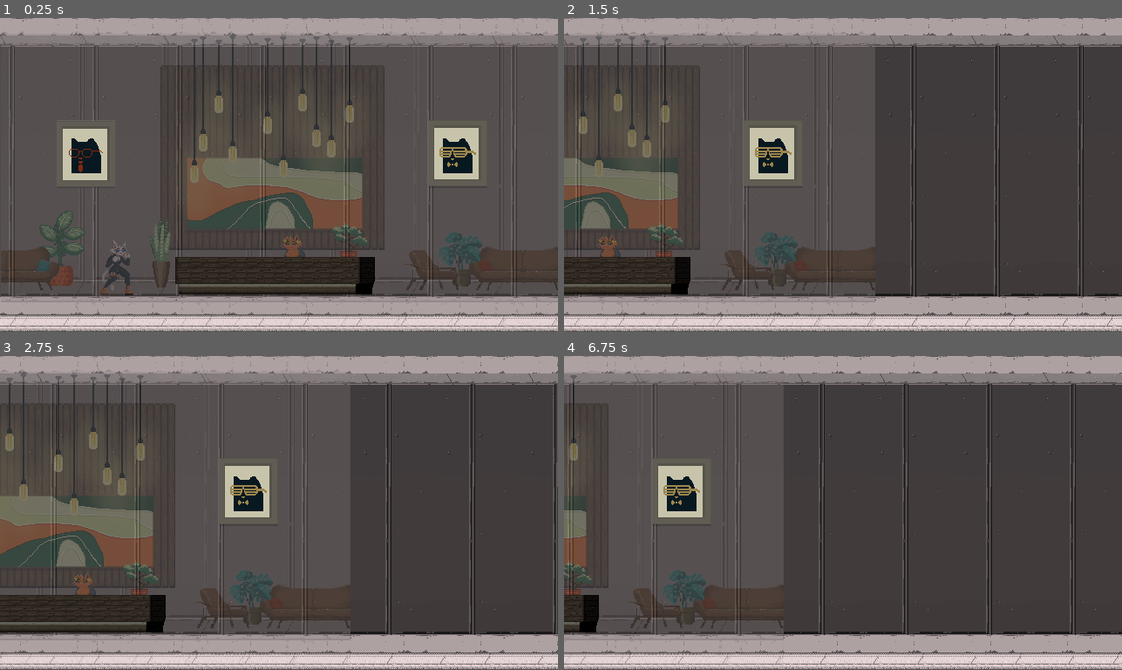
Above: before the commit, frames 1-4 (two rows, left to right).
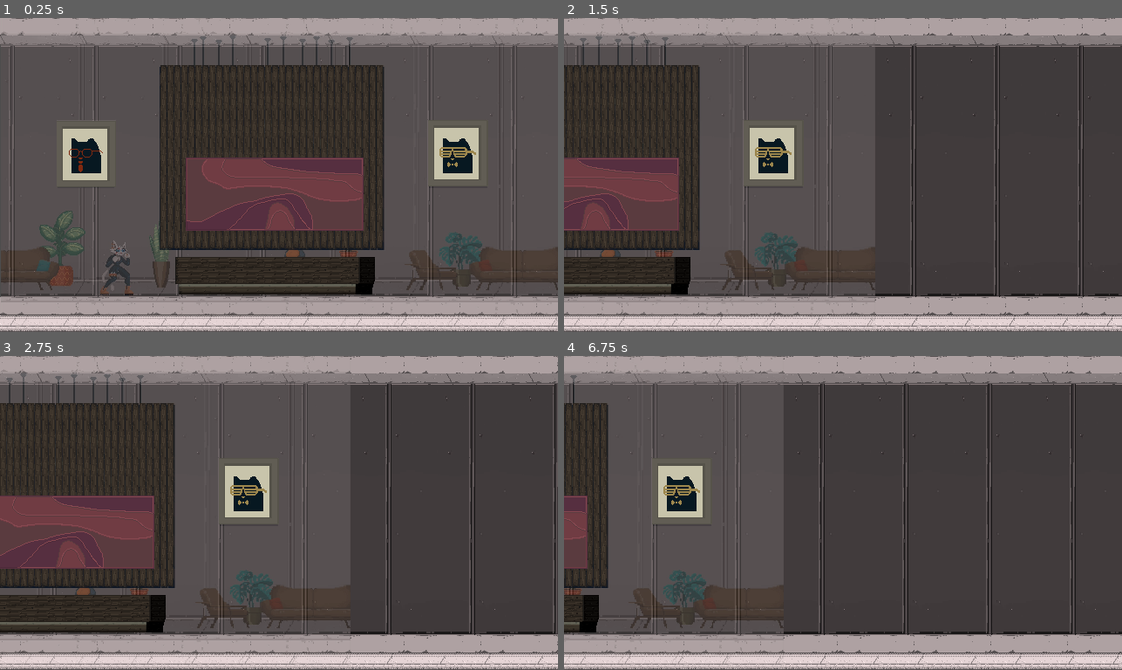
Above: after the commit, the same moments.

Repository: bogdanbartis/feral-level-editor
Game: Godot game, scene res://levels/testing-01.tscn
Two runs of this game, one before a commit and one after it. Both use one fixed random seed, a clock stepped at 60 frames per second and the inputs below. This scene is started directly instead of the project's main scene.
Inputs (mouse positions are in pixels of both pictures, inside the frame that each line leads up to):
- Up to frame 1 (0.25 s): no input
- Up to frame 2 (1.5 s): tap Enter (ui_accept) at 0.5, 0.77 s; move the mouse to (965, 159) at 0.52 s; hold D (move_right) from 0.53 s (still down); click (965, 159) at 0.67 s; move the mouse to (731, 190) at 1.27 s
- Up to frame 3 (2.75 s): tap Enter (ui_accept) at 1.52 s; move the mouse to (334, 443) at 2.02 s; release D (move_right) at 2.03 s; hold A (move_left) from 2.03 s (still down)
- Up to frame 4 (6.75 s): move the mouse to (815, 575) at 2.77 s; release A (move_left) at 2.78 s; hold D (move_right) 2.78-4.28 s; click (815, 575) at 2.92 s; tap Enter (ui_accept) at 3.02, 3.77, 4.52, 6.02 s; move the mouse to (1010, 560) at 3.52 s; move the mouse to (675, 465) at 4.27 s; hold A (move_left) 4.28-5.03 s; move the mouse to (870, 513) at 5.02 s; hold D (move_right) 5.03-5.78 s; click (870, 513) at 5.17 s; move the mouse to (759, 434) at 5.77 s; hold A (move_left) from 5.78 s (still down); move the mouse to (965, 497) at 6.52 s

The runs differ from the first frame. In frame 1, 16% of the frame differs, in the area x 28-69%, y 15-74%; in frame 2, 9.9%; in frame 3, 13%; in frame 4, 2.7%.

Commit message:
Added wood panelling and painting

Diff:
--- a/levels/testing-01.tscn
+++ b/levels/testing-01.tscn
@@ -8,8 +8,9 @@
 [ext_resource type="Texture2D" uid="uid://ce4rjpjwl7cm3" path="res://sprites/testing/reference.png" id="6_abk84"]
 [ext_resource type="Texture2D" uid="uid://c3ebv7ulosbvv" path="res://sprites/testing/graphics/Cat-Painting---03.png" id="7_abk84"]
 [ext_resource type="Texture2D" uid="uid://8ehtj4qao7dl" path="res://sprites/testing/graphics/Cat-Painting---04.png" id="8_e6a0e"]
-[ext_resource type="Texture2D" uid="uid://b0fnh0aykh226" path="res://sprites/testing/graphics/wood-wall-interior-large.png" id="9_lu74m"]
 [ext_resource type="Texture2D" uid="uid://dh70u61biv8jc" path="res://sprites/testing/graphics/reception-desk.png" id="9_lu74m"]
+[ext_resource type="Texture2D" uid="uid://b0fnh0aykh226" path="res://sprites/testing/graphics/wood-wall-interior-large.png" id="10_e51g0"]
+[ext_resource type="Texture2D" uid="uid://crkt2814a1qnr" path="res://sprites/testing/graphics/abrstract-painting-02.png" id="11_4okpn"]
 
 [node name="testing" type="Node2D"]
 metadata/_edit_vertical_guides_ = [0.0, 640.0]
@@ -1405,10 +1406,17 @@
 texture = ExtResource("8_e6a0e")
 centered = false
 
-[node name="WoodWallInteriorLarge" type="Sprite2D" parent="."]
-position = Vector2(184.53, 53.9228)
-
 [node name="ReceptionDesk" type="Sprite2D" parent="."]
 position = Vector2(201.294, 274.423)
 texture = ExtResource("9_lu74m")
 centered = false
+
+[node name="wood panelling" type="Sprite2D" parent="."]
+position = Vector2(183, 54)
+texture = ExtResource("10_e51g0")
+centered = false
+
+[node name="AbrstractPainting02" type="Sprite2D" parent="."]
+position = Vector2(212.539, 159.658)
+texture = ExtResource("11_4okpn")
+centered = false
Not shown: 1 places in levels/testing-01.tscn that only renumber resources
